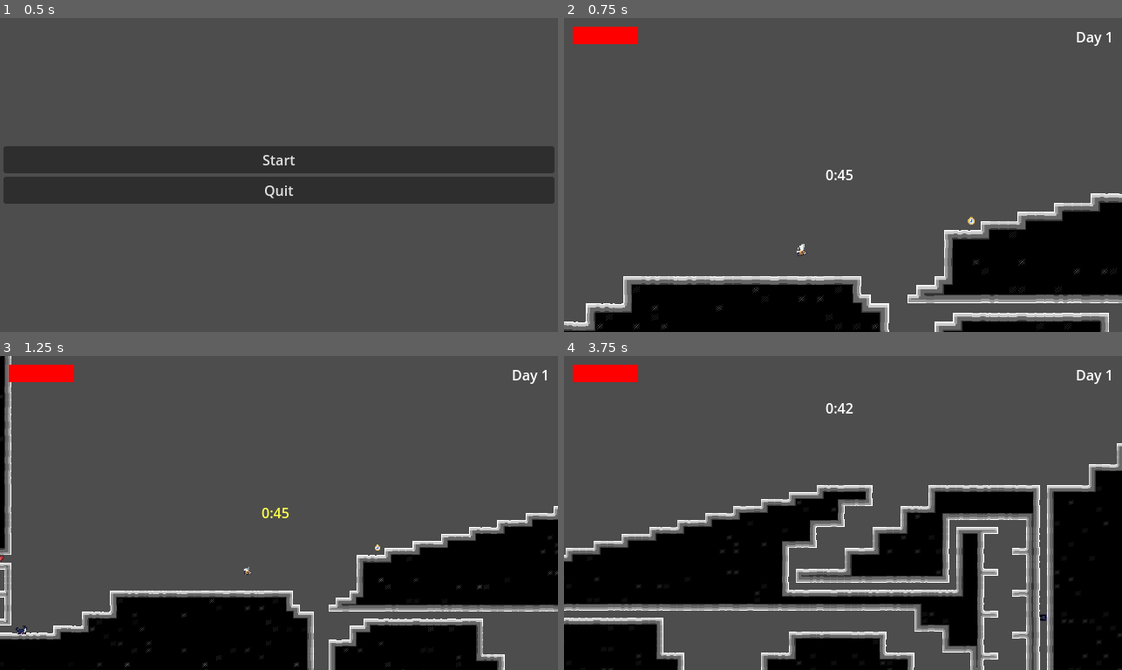
Above: before the commit, frames 1-4 (two rows, left to right).
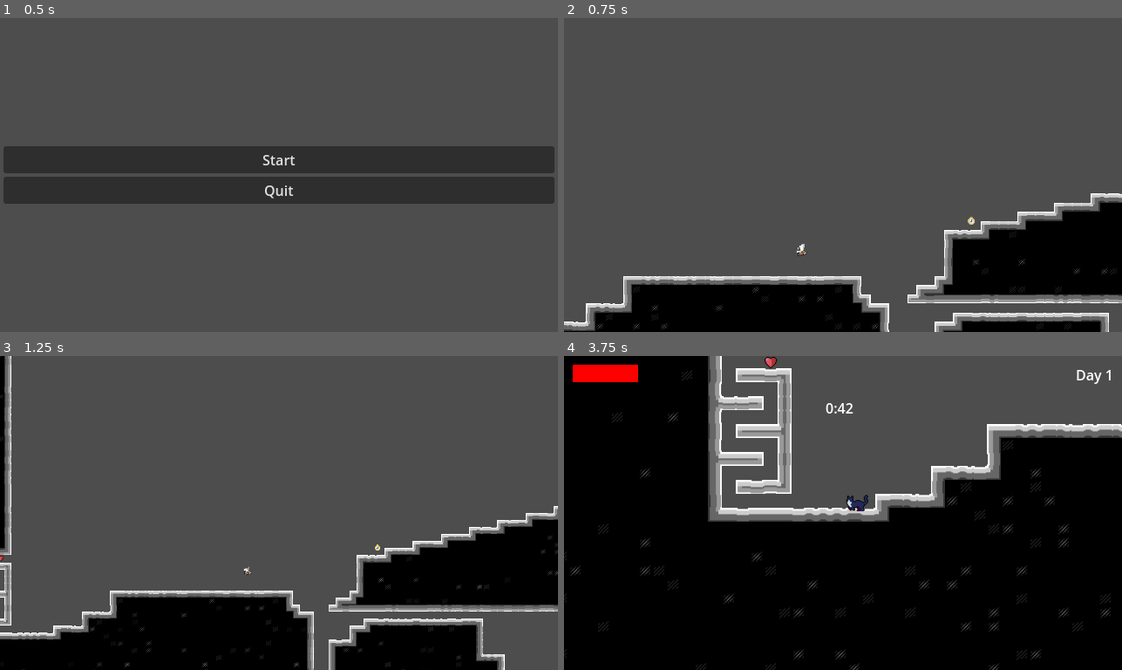
Above: after the commit, the same moments.

Repository: EmperorCookie/groundhogvania
Game: Godot game, scene res://menu/main_menu.tscn
Two runs of this game, one before a commit and one after it. Both use one fixed random seed, a clock stepped at 60 frames per second and the inputs below. Sound files missing from this copy of the repository are replaced by a short silence.
Inputs:
- Up to frame 1 (0.5 s): no input
- Up to frame 2 (0.75 s): click "Start" at 0.5 s
- Up to frame 3 (1.25 s): no input
- Up to frame 4 (3.75 s): hold Right (player_right) 1.28-2.78 s; tap Shift (player_dash) every 0.75 s from 1.35 to 3.6 s; tap Space (player_jump) at 1.52, 2.27 s; hold Left (player_left) 2.78-3.53 s; hold Right (player_right) from 3.53 s (still down)

Frame 1 is identical in both runs. In frame 2, 0.8% of the frame differs, in the area x 1-98%, y 2-52%; in frame 3, 0.9%; in frame 4, 51%, in the area x 0-100%, y 0-100%.

Commit message:
Fixed preview controller references

Diff:
--- a/levels/prototype/prototype_level.tscn
+++ b/levels/prototype/prototype_level.tscn
@@ -19,10 +19,12 @@
 tile_map_data = PackedByteArray("AAAAABUAAAABAAEAAAAAABQAAAAFAAEAAAAPABQAAAAHAAcAAAAPABEAAAAAAAEAAAAPABAAAAAFAAQAAAAAAB …(250736 unchanged characters)…
 tile_set = ExtResource("1_7xbuc")
 
-[node name="PreviewController" parent="." instance=ExtResource("5_x6tsm")]
+[node name="PreviewController" parent="." node_paths=PackedStringArray("level_nodes", "preview_nodes") instance=ExtResource("5_x6tsm")]
 position = Vector2(64, 144)
 scale = Vector2(2, 2)
 script = ExtResource("6_t82ty")
+level_nodes = [NodePath("../Player"), NodePath("../PlayerCamera"), NodePath("../PlayerHud")]
+preview_nodes = [NodePath("../PreviewCamera")]
 
 [node name="PreviewCamera" parent="." node_paths=PackedStringArray("target") instance=ExtResource("3_nkijq")]
 target = NodePath("../PreviewController")
--- a/player/preview_controller.gd
+++ b/player/preview_controller.gd
@@ -44,7 +44,6 @@
 	for node in preview_nodes:
 		set_node_status(node, Node.PROCESS_MODE_INHERIT, true)
 
-
 func start_level():
 	for node in preview_nodes:
 		set_node_status(node, Node.PROCESS_MODE_DISABLED, false)
